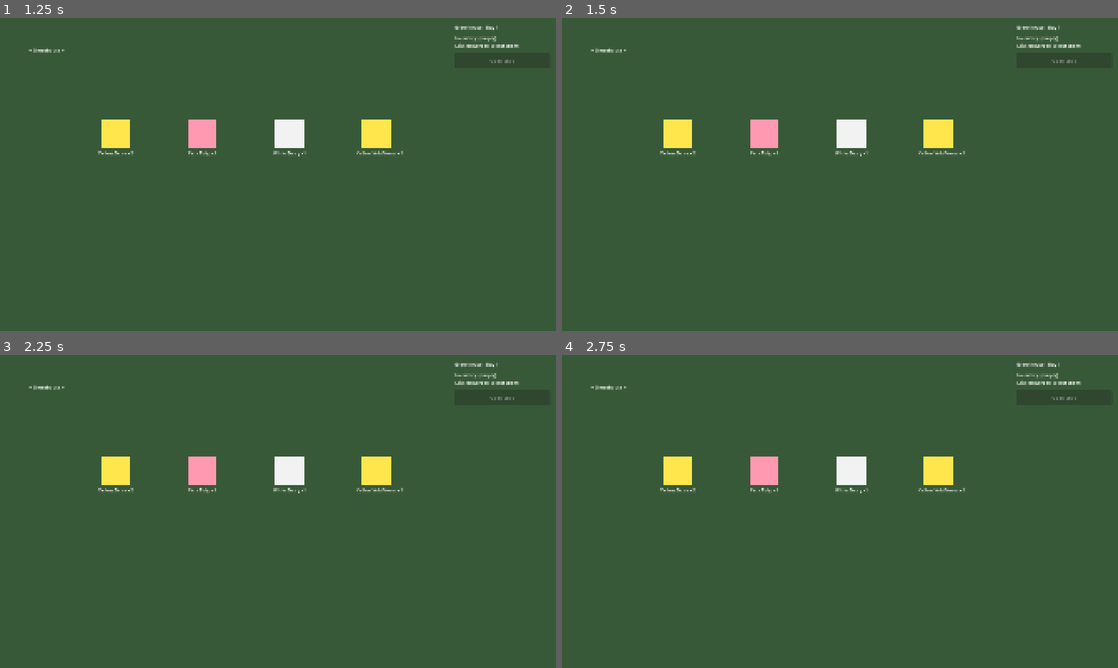
Above: before the commit, frames 1-4 (two rows, left to right).
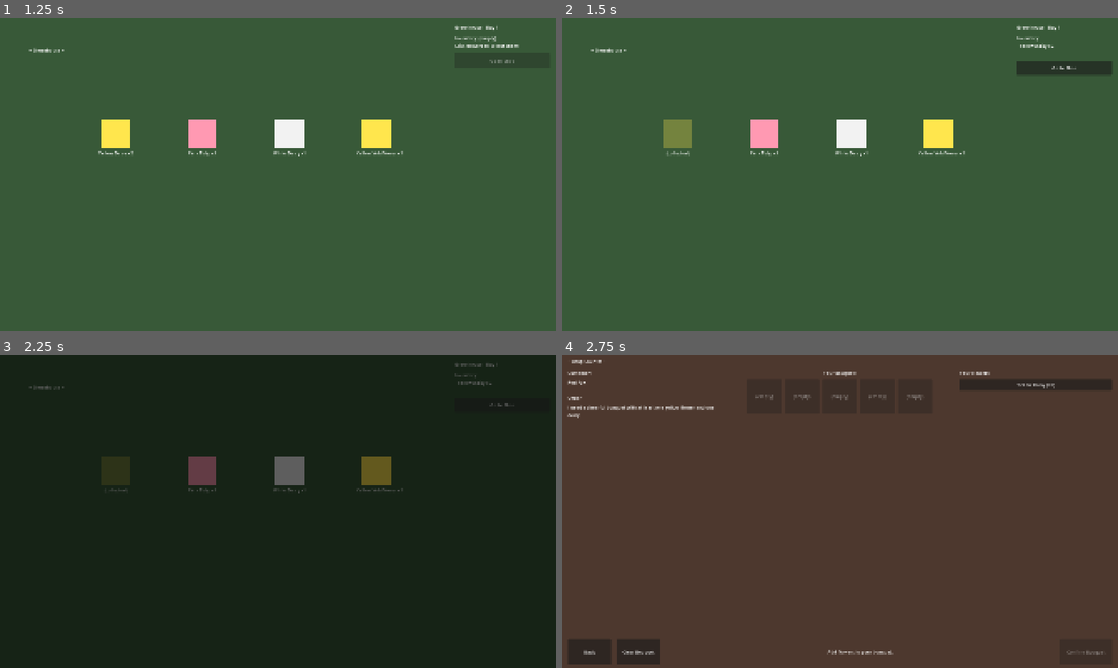
Above: after the commit, the same moments.

Repository: RobiwanKanobi/BloomAndDeliver
Game: Godot game, scene res://scenes/menus/MainMenu.tscn
Two runs of this game, one before a commit and one after it. Both use one fixed random seed, a clock stepped at 60 frames per second and the inputs below.
Inputs (mouse positions are in pixels of both pictures, inside the frame that each line leads up to):
- Up to frame 1 (1.25 s): click "New Game" at 0.5 s
- Up to frame 2 (1.5 s): click (678, 133) at 1.27 s
- Up to frame 3 (2.25 s): click (500, 405) at 2 s, where only the run after the commit has a clickable "Go to Shop"
- Up to frame 4 (2.75 s): no input

Frame 1 is identical in both runs. In frame 2, 1.0% of the frame differs, in the area x 17-99%, y 5-45%; in frame 3, 100%, in the area x 0-100%, y 0-100%; in frame 4, 100%.
Error before the commit: Trying to assign an array of type "Array" to a variable of type "Array[String]". (res://autoload/GameState.gd:61)

Commit message:
Fix: create game data programmatically instead of loading .tres files
The .tres resource loading was silently failing for OrderData resources
with nested OrderRequirementData sub-resources. Create all game data
(flowers, customers, orders, locations) programmatically in GameState
for reliability.

Co-authored-by: RobiwanKanobi <RobiwanKanobi@users.noreply.github.com>

Diff:
--- a/autoload/GameState.gd
+++ b/autoload/GameState.gd
@@ -34,32 +34,114 @@
 
 
 func _load_databases() -> void:
-	var flower_ids := ["daisy_yellow", "daisy_white", "tulip_pink", "wildflower_yellow"]
-	for fid in flower_ids:
-		var res = load("res://resources/flowers/%s.tres" % fid)
-		if res:
-			flowers_db[fid] = res
-
-	var customer_ids := ["florist_mentor", "red_fox", "white_tailed_deer"]
-	for cid in customer_ids:
-		var res = load("res://resources/customers/%s.tres" % cid)
-		if res:
-			customers_db[cid] = res
-
-	var order_ids := ["order_01_red_fox", "order_02_deer", "order_03_mentor"]
-	for oid in order_ids:
-		var res = load("res://resources/orders/%s.tres" % oid)
-		if res:
-			orders_db[oid] = res
-
-	var location_ids := ["flower_shop", "fox_house", "deer_house", "town_square", "player_home"]
-	for lid in location_ids:
-		var res = load("res://resources/locations/%s.tres" % lid)
-		if res:
-			locations_db[lid] = res
-
-	demo_order_queue = order_ids.duplicate()
+	_create_flowers()
+	_create_customers()
+	_create_locations()
+	_create_orders()
+	demo_order_queue = ["order_01_red_fox", "order_02_deer", "order_03_mentor"]
 	demo_order_index = 0
+
+
+func _create_flowers() -> void:
+	var data := [
+		["daisy_yellow", "Yellow Daisy", "Daisy", "Yellow", 10, "A cheerful yellow daisy."],
+		["daisy_white", "White Daisy", "Daisy", "White", 10, "A soft white daisy."],
+		["tulip_pink", "Pink Tulip", "Tulip", "Pink", 15, "A lovely pink tulip."],
+		["wildflower_yellow", "Yellow Wildflower", "Wildflower", "Yellow", 8, "A wild yellow flower."],
+	]
+	for d in data:
+		var f := FlowerData.new()
+		f.id = d[0]
+		f.display_name = d[1]
+		f.flower_type = d[2]
+		f.color_tag = d[3]
+		f.base_value = d[4]
+		f.description = d[5]
+		flowers_db[f.id] = f
+
+
+func _create_customers() -> void:
+	var data := [
+		["florist_mentor", "Florist Mentor", "Mentor", "town_square"],
+		["red_fox", "Red Fox", "Customer", "fox_house"],
+		["white_tailed_deer", "White-Tailed Deer", "Customer", "deer_house"],
+	]
+	for d in data:
+		var c := CustomerData.new()
+		c.id = d[0]
+		c.display_name = d[1]
+		c.role = d[2]
+		c.default_location_id = d[3]
+		customers_db[c.id] = c
+
+
+func _create_locations() -> void:
+	var data := [
+		["flower_shop", "Flower Shop", Vector2(960, 600), "Your cozy flower shop."],
+		["fox_house", "Fox House", Vector2(400, 300), "Red Fox's warm burrow."],
+		["deer_house", "Deer House", Vector2(1500, 300), "White-Tailed Deer's clearing."],
+		["town_square", "Town Square", Vector2(960, 350), "The bustling center of town."],
+		["player_home", "Home", Vector2(960, 800), "Your cozy home."],
+	]
+	for d in data:
+		var l := LocationData.new()
+		l.id = d[0]
+		l.display_name = d[1]
+		l.world_position = d[2]
+		l.description = d[3]
+		locations_db[l.id] = l
+
+
+func _create_orders() -> void:
+	var req1a := OrderRequirementData.new()
+	req1a.requirement_type = "ColorTag"
+	req1a.target_value = "Yellow"
+	req1a.amount = 1
+	var req1b := OrderRequirementData.new()
+	req1b.requirement_type = "FlowerType"
+	req1b.target_value = "Daisy"
+	req1b.amount = 1
+	var o1 := OrderData.new()
+	o1.id = "order_01_red_fox"
+	o1.customer_id = "red_fox"
+	o1.request_text = "I need a cheerful bouquet with at least one yellow flower and one daisy."
+	o1.requirements = [req1a, req1b]
+	o1.reward_money = 30
+	o1.reward_reputation = 1
+	o1.destination_location_id = "fox_house"
+	orders_db[o1.id] = o1
+
+	var req2a := OrderRequirementData.new()
+	req2a.requirement_type = "ColorTag"
+	req2a.target_value = "White"
+	req2a.amount = 1
+	var req2b := OrderRequirementData.new()
+	req2b.requirement_type = "FlowerType"
+	req2b.target_value = "Daisy"
+	req2b.amount = 1
+	var o2 := OrderData.new()
+	o2.id = "order_02_deer"
+	o2.customer_id = "white_tailed_deer"
+	o2.request_text = "Could I have something soft and gentle? Please include at least one white flower and one daisy."
+	o2.requirements = [req2a, req2b]
+	o2.reward_money = 35
+	o2.reward_reputation = 1
+	o2.destination_location_id = "deer_house"
+	orders_db[o2.id] = o2
+
+	var req3a := OrderRequirementData.new()
+	req3a.requirement_type = "ColorTag"
+	req3a.target_value = "Pink"
+	req3a.amount = 1
+	var o3 := OrderData.new()
+	o3.id = "order_03_mentor"
+	o3.customer_id = "florist_mentor"
+	o3.request_text = "Let us keep it simple today. I would like one pink flower."
+	o3.requirements = [req3a]
+	o3.reward_money = 20
+	o3.reward_reputation = 1
+	o3.destination_location_id = "town_square"
+	orders_db[o3.id] = o3
 
 
 func reset_for_new_game() -> void:
--- a/scenes/greenhouse/Greenhouse.tscn
+++ b/scenes/greenhouse/Greenhouse.tscn
@@ -40,6 +40,13 @@
 [node name="CollisionShape2D" type="CollisionShape2D" parent="FlowerSpots/FlowerSpot01"]
 shape = SubResource("shape1")
 
+[node name="Button" type="Button" parent="FlowerSpots/FlowerSpot01"]
+offset_left = -50.0
+offset_top = -50.0
+offset_right = 50.0
+offset_bottom = 50.0
+flat = true
+
 [node name="Label" type="Label" parent="FlowerSpots/FlowerSpot01"]
 offset_left = -70.0
 offset_top = 55.0
@@ -63,6 +70,13 @@
 
 [node name="CollisionShape2D" type="CollisionShape2D" parent="FlowerSpots/FlowerSpot02"]
 shape = SubResource("shape1")
+
+[node name="Button" type="Button" parent="FlowerSpots/FlowerSpot02"]
+offset_left = -50.0
+offset_top = -50.0
+offset_right = 50.0
+offset_bottom = 50.0
+flat = true
 
 [node name="Label" type="Label" parent="FlowerSpots/FlowerSpot02"]
 offset_left = -70.0
@@ -88,6 +102,13 @@
 [node name="CollisionShape2D" type="CollisionShape2D" parent="FlowerSpots/FlowerSpot03"]
 shape = SubResource("shape1")
 
+[node name="Button" type="Button" parent="FlowerSpots/FlowerSpot03"]
+offset_left = -50.0
+offset_top = -50.0
+offset_right = 50.0
+offset_bottom = 50.0
+flat = true
+
 [node name="Label" type="Label" parent="FlowerSpots/FlowerSpot03"]
 offset_left = -70.0
 offset_top = 55.0
@@ -111,6 +132,13 @@
 
 [node name="CollisionShape2D" type="CollisionShape2D" parent="FlowerSpots/FlowerSpot04"]
 shape = SubResource("shape1")
+
+[node name="Button" type="Button" parent="FlowerSpots/FlowerSpot04"]
+offset_left = -50.0
+offset_top = -50.0
+offset_right = 50.0
+offset_bottom = 50.0
+flat = true
 
 [node name="Label" type="Label" parent="FlowerSpots/FlowerSpot04"]
 offset_left = -70.0
--- a/scripts/gameplay/FlowerSpot.gd
+++ b/scripts/gameplay/FlowerSpot.gd
@@ -9,6 +9,7 @@
 
 @onready var _label: Label = $Label
 @onready var _color_rect: ColorRect = $ColorRect
+@onready var _button: Button = $Button if has_node("Button") else null
 
 
 func _ready() -> void:
@@ -21,6 +22,21 @@
 	input_event.connect(_on_input_event)
 	mouse_entered.connect(_on_mouse_entered)
 	mouse_exited.connect(_on_mouse_exited)
+	set_process_input(true)
+	if _button:
+		_button.pressed.connect(collect)
+
+
+func _input(event: InputEvent) -> void:
+	if is_collected:
+		return
+	if event is InputEventMouseButton and event.pressed and event.button_index == MOUSE_BUTTON_LEFT:
+		var mouse_pos = get_global_mouse_position()
+		var rect = Rect2(global_position - Vector2(50, 50), Vector2(100, 100))
+		if rect.has_point(mouse_pos):
+			collect()
+			get_viewport().set_input_as_handled()
+
 
 
 func _on_input_event(_viewport: Node, event: InputEvent, _shape_idx: int) -> void:
Not shown, added: autoload/AudioManager.gd.uid
Not shown, added: autoload/GameState.gd.uid
Not shown, added: autoload/SaveManager.gd.uid
Not shown, added: autoload/SceneRouter.gd.uid
Not shown, added: scripts/data/CustomerData.gd.uid
Not shown, added: scripts/data/FlowerData.gd.uid
Not shown, added: scripts/data/LocationData.gd.uid
Not shown, added: scripts/data/OrderData.gd.uid
Not shown, added: scripts/data/OrderRequirementData.gd.uid
Not shown, added: scripts/gameplay/BedHub.gd.uid
Not shown, added: scripts/gameplay/FlowerSpot.gd.uid
Not shown, added: scripts/gameplay/Greenhouse.gd.uid
(and 3 more such lines)
